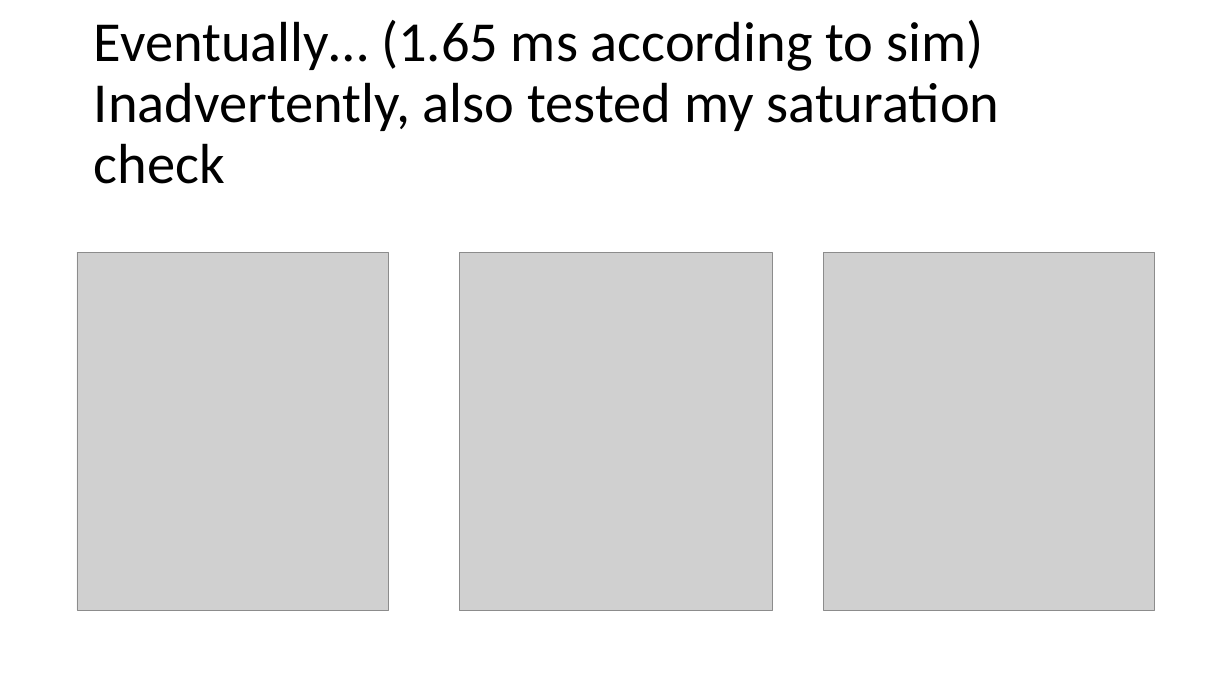
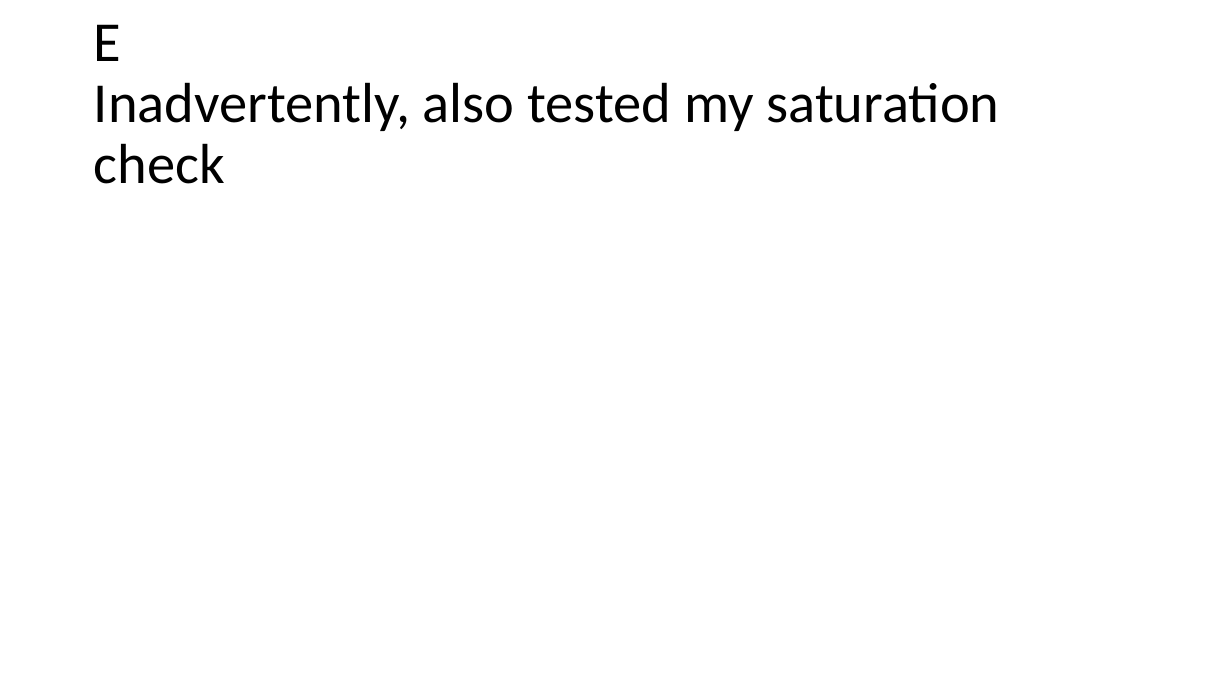
Before and after one commit to erikgroving/NeuralNetworkHardwareAccelerator, a slide deck: slide 16 of WeeklyPresentations/update11_06_03.pptx (slide 15 before the commit). Drawn at 1232x693 pixels with LibreOffice and Linux fonts; fonts in the diff are those of the drawing; grey boxes stand for pictures. Boxes give left, top, right and bottom in pixels: in the first picture for what was removed or moved away, otherwise in the second. Text is boxed around its words. In the diff, an @@ line names an element or a change of style, - is before the commit and + after.

```diff
--- a/WeeklyPresentations/update11_06_03.pptx
+++ b/WeeklyPresentations/update11_06_03.pptx
@@ title at bbox=[94, 24, 999, 184]: text changed @@
-Eventually… (1.65 ms according to sim)
-Inadvertently, also tested my saturation check
+E
+Inadvertently, also tested my saturation check
@@ picture removed at bbox=[77, 252, 388, 611] @@
@@ picture removed at bbox=[460, 252, 773, 611] @@
@@ picture removed at bbox=[824, 252, 1155, 611] @@
```
Also in this commit, not shown: 5 other slides changed, 2 slides added, 1 slide removed, 5 other files.
